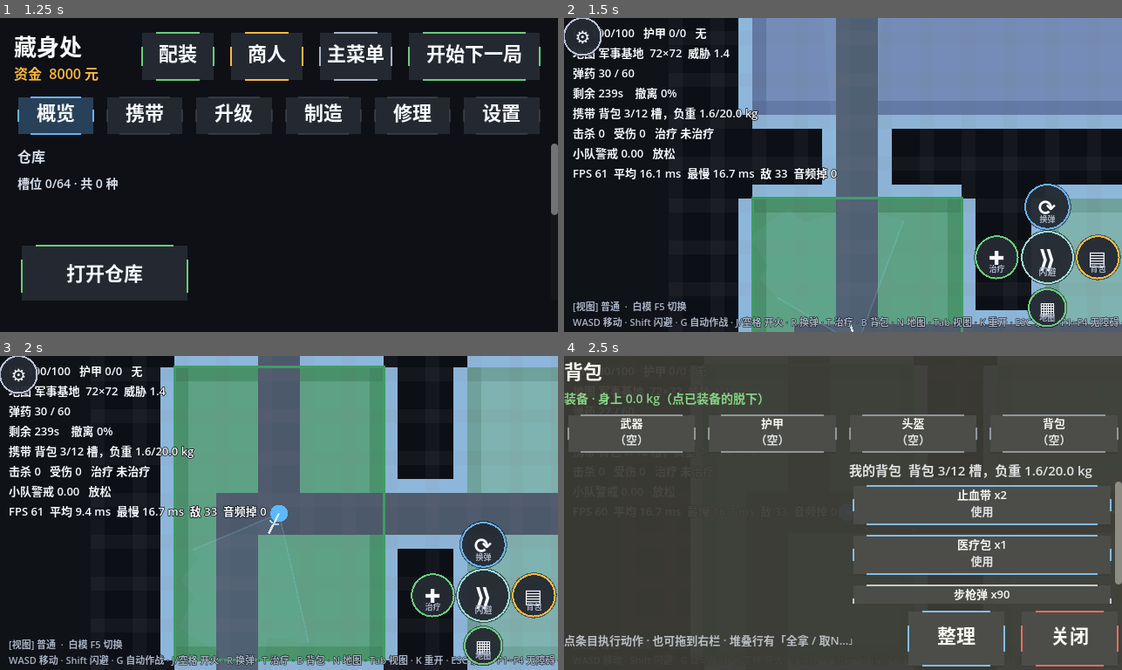
Above: before the commit, frames 1-4 (two rows, left to right).
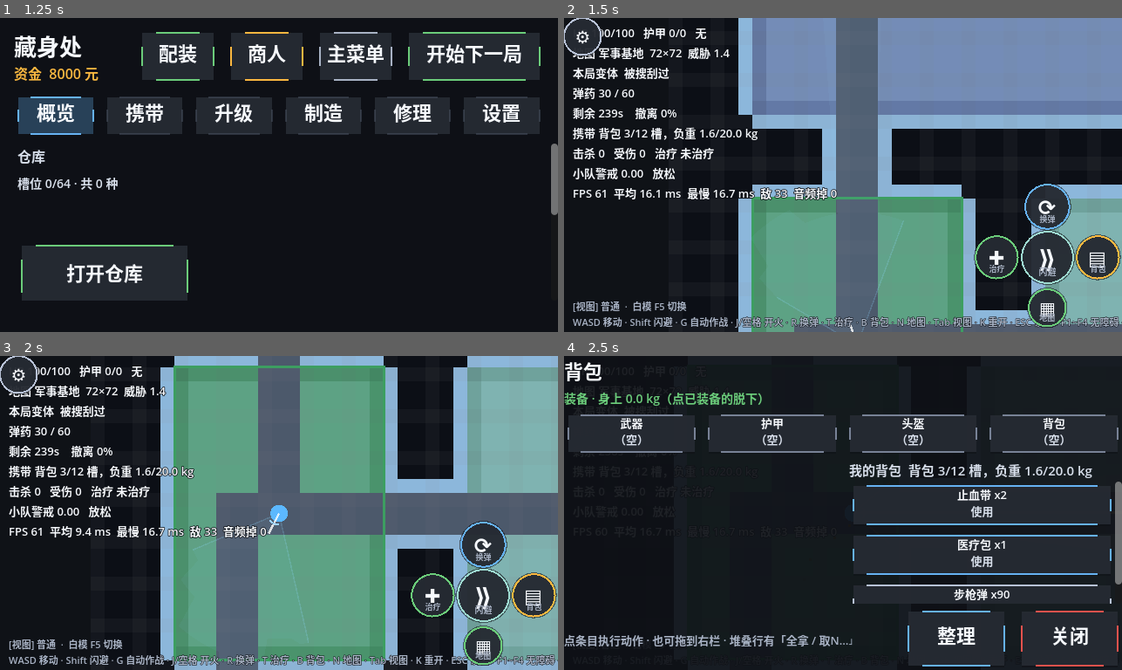
Above: after the commit, the same moments.

Repository: gungnior/SDCgame
Game: Godot game, scene res://view/main_menu.tscn
The game is run twice, just before and just after one commit, with the same random seed, the same clock (stepped at 60 frames per second) and the same inputs.
Inputs (mouse positions are in pixels of both pictures, inside the frame that each line leads up to):
- Up to frame 1 (1.25 s): tap Enter at 0.5 s; drag from (279, 140) to (334, 105) at 0.52 s
- Up to frame 2 (1.5 s): tap Space at 1.25 s; drag from (742, 55) to (815, 237) at 1.27 s
- Up to frame 3 (2 s): no input
- Up to frame 4 (2.5 s): move the mouse to (1049, 544) at 2.02 s; hold D (move_right) from 2.03 s (still down); tap B at 2.1 s; click (1049, 544) at 2.17 s

Frame 1 is identical in both runs. In frame 2, 4.5% of the frame differs, in the area x 1-50%, y 15-59%; in frame 3, 4.7%; in frame 4, 96%, in the area x 0-100%, y 0-100%.

Commit message:
feat(roguelite): 局内规则变体 RunModifiers —— 定位转向「肉鸽×自动战斗×搜打撤」第一块
拥有者 2026-10-16 拍板：项目定位改为「肉鸽 × 自动战斗 × 搜打撤」。
三要素盘点：搜打撤 ✅ 完整循环；自动战斗 ✅ 早已实现（player_autopilot.gd
287 行寻路/搜刮/交火三态 + PC 开关 + s25 覆盖，敌人侧本就自动）；
肉鸽 ❌ 从零开始。地图结构已 seed + 主题随机，故第一块做规则变体层。

① 新类 sim/run_modifiers.gd（class_name RunModifiers）：按 group 互斥抽
   1~2 个变体（Fisher-Yates 洗牌组序）、因子连乘查询、中文摘要；
   rng 注入保证同 seed 整局可复现（T-32：sim/ 禁止全局随机）；
② 新表 data/run_modifiers.json：4 变体 2 互斥组（enemy: 敌潮 1.35 /
   防线薄弱 0.75；loot: 富饶容器 1.4 / 被搜刮过 0.7），DataRegistry
   加载 + 契约校验（id 唯一/group 非空/倍率>0/中文名在），SCHEMA §11；
③ ⭐ MapThemeDef.clone() + raid_scene 接线：reg.get_map() 返回共享实例，
   直接乘 enemy_density 会污染全局 registry（后续每局累积倍率）——
   先 clone 再乘；变体接进敌人数（density）与容器抽取次数（rolls 上限
   5→8，否则 +40% 被 clamp 砍掉）；raid_session.run_mods 唯一真源；
   HUD 开局一行'本局变体 敌潮 · 富饶容器'（无变体时一行不加，旧场景
   HUD 逐字不变）；
④ 新套件 s27（6 套件 ~440 断言）：roll 确定性、200-seed 互斥组采样、
   因子连乘跨组独立、空数据/坏条目安全、数据契约、源码结构防污染回归。

偏离记录：roadmap §5『门 1 不过不加系统』——拥有者明确拍板接受（加注记
不改写原文）；门 1 两缺口仍挂待办。倍率数值是温和默认值，待平衡专家定夺。

验收：verify_all.ps1 -Fast 退出码 0（单元 2107/0 + 集成 105/105 + 数据 0 错 0 警）。

Diff:
--- /dev/null
+++ b/data/run_modifiers.json
@@ -0,0 +1,38 @@
+{
+  "schema": "run_modifiers.v1",
+  "note": "肉鸽局内规则变体表（契约 data/SCHEMA.md §11）。Phase 1 等权；倍率为温和默认值，待平衡专家定夺。同 group 互斥（一局最多出一个）。",
+  "modifiers": [
+    {
+      "id": "mob_rush",
+      "name": "敌潮",
+      "desc": "本局敌人密度 +35%（敌人数 ≈ 房间数 × 密度 × 1.35）",
+      "group": "enemy",
+      "enemy_density_mul": 1.35,
+      "loot_rolls_mul": 1.0
+    },
+    {
+      "id": "thin_line",
+      "name": "防线薄弱",
+      "desc": "本局敌人密度 -25%（搜打撤的'打'压力变小，'搜'更从容）",
+      "group": "enemy",
+      "enemy_density_mul": 0.75,
+      "loot_rolls_mul": 1.0
+    },
+    {
+      "id": "fat_containers",
+      "name": "富饶容器",
+      "desc": "本局容器搜索次数 +40%（多 roll 几次，近似'更肥'）",
+      "group": "loot",
+      "enemy_density_mul": 1.0,
+      "loot_rolls_mul": 1.4
+    },
+    {
+      "id": "picked_clean",
+      "name": "被搜刮过",
+      "desc": "本局容器搜索次数 -30%（晚进场，好货没了）",
+      "group": "loot",
+      "enemy_density_mul": 1.0,
+      "loot_rolls_mul": 0.7
+    }
+  ]
+}
--- a/io/data_registry.gd
+++ b/io/data_registry.gd
@@ -33,6 +33,7 @@
 var maps: Dictionary = {}         # map_id        -> MapThemeDef（森林/城区/军事基地）
 ## 任务（C 阶段）。框架在 sim/mission_system.gd，本表是纯内容（GameDesigner 填）。
 var missions: Dictionary = {}     # mission_id    -> Dictionary（原始任务定义）
+var run_modifiers: Array[Dictionary] = []  ## 肉鸽局内规则变体表（data/run_modifiers.json，见 SCHEMA §11）
 
 # ─────────────── 诊断 ───────────────
 var errors: Array[String] = []
@@ -69,6 +70,7 @@
 	_load_containers()
 	_load_maps()
 	_load_missions()
+	_load_run_modifiers()
 
 	_validate_cross_refs()
 	_validate_map_constraints()
@@ -318,6 +320,43 @@
 
 func get_mission(id: String) -> Dictionary:
 	return missions.get(id, {})
+
+
+## 肉鸽局内规则变体（data/run_modifiers.json，契约 SCHEMA §11）。
+## 每条：id / name / group（互斥组）/ enemy_density_mul / loot_rolls_mul。
+## 顶层是 {schema, modifiers:[...]} 对象而非裸数组（与 recipes 等一致）。
+func _load_run_modifiers() -> void:
+	var data: Variant = _read_json("run_modifiers", true)
+	if data == null:
+		return                       # 允许缺表：RunModifiers.roll 收到空 defs 安全返回
+	if not (data is Dictionary):
+		errors.append("[run_modifiers] 顶层必须是对象 {modifiers:[...]}")
+		return
+	var rows: Variant = data.get("modifiers", [])
+	if not (rows is Array):
+		errors.append("[run_modifiers] modifiers 必须是数组")
+		return
+	for row in rows:
+		if not (row is Dictionary):
+			errors.append("[run_modifiers] 存在非对象条目")
+			continue
+		if not row.has("id") or str(row["id"]).is_empty():
+			errors.append("[run_modifiers] 有条目缺少 id")
+			continue
+		var mid := str(row["id"])
+		if str(row.get("name", "")).is_empty():
+			errors.append("[run_modifiers] %s: 缺少中文名 name" % mid)
+		if str(row.get("group", "")).is_empty():
+			errors.append("[run_modifiers] %s: 缺少互斥组 group" % mid)
+		if float(row.get("enemy_density_mul", 1.0)) <= 0.0:
+			errors.append("[run_modifiers] %s: enemy_density_mul 必须 > 0" % mid)
+		if float(row.get("loot_rolls_mul", 1.0)) <= 0.0:
+			errors.append("[run_modifiers] %s: loot_rolls_mul 必须 > 0" % mid)
+		for prev in run_modifiers:
+			if str(prev.get("id", "")) == mid:
+				errors.append("[run_modifiers] id 重复: %s" % mid)
+				continue
+		run_modifiers.append(row)
 
 
 func _load_loot_tables() -> void:
--- a/sim/defs/map_theme_def.gd
+++ b/sim/defs/map_theme_def.gd
@@ -88,5 +88,24 @@
 	return maxi(0, int(round(float(room_count) * enemy_density)))
 
 
+## 深拷贝。⭐ 任何"本局临时改主题"的路径必须先 clone() ——
+## reg.get_map() 返回的是 **registry 里的共享实例**，直接改 enemy_density
+## 会污染全局（后续每一局都带着倍率，且跨局累积）。
+## 肉鸽变体（RunModifiers）乘密度、以及未来任何局内修正都走这条路。
+func clone() -> MapThemeDef:
+	var o := MapThemeDef.new()
+	o.id = id
+	o.name = name
+	o.desc = desc
+	o.map_w = map_w
+	o.map_h = map_h
+	o.enemy_density = enemy_density
+	o.tile_theme = tile_theme
+	o.room_weights = room_weights.duplicate()
+	o.enemy_weights = enemy_weights.duplicate()
+	o.stage = stage
+	return o
+
+
 func _to_string() -> String:
 	return "MapThemeDef(%s, %dx%d, density=%.2f)" % [id, map_w, map_h, enemy_density]
--- a/sim/raid/raid_session.gd
+++ b/sim/raid/raid_session.gd
@@ -59,6 +59,10 @@
 var extract_points: Array[Vector2] = []
 var extract_progress: float = 0.0
 var extract_radius: float = 1.5            ## 距离撤离点多少格内算"在撤离"
+
+## 肉鸽：本局生效的规则变体（2026-10-16）。由 view 层 roll 后注入；
+## null = 无变体（老路径/单测直接构造 session 时）。
+var run_mods: RunModifiers = null
 
 ## 战局统计
 var containers_looted: int = 0
--- /dev/null
+++ b/sim/run_modifiers.gd
@@ -0,0 +1,128 @@
+class_name RunModifiers
+extends RefCounted
+
+## 肉鸽「局内规则变体」运行时对象（2026-10-16 · 拥有者拍板转向肉鸽）。
+##
+## 与地图种子的分工：
+##   seed      → 让**地图结构**每局不同（BSP 布局 / 房间 / 连通性，MapGenerator）
+##   本类      → 让**规则**每局不同（敌人数 / 容器丰度 / ...）
+## 两层叠加才是 roguelite 的"局局不重样"。
+##
+## 数据来源：data/run_modifiers.json（契约见 data/SCHEMA.md §11）。
+## 分层：本类在 sim/，纯 RefCounted 可 headless 单测；roll 的时机与
+## HUD 显示在 view 层（raid_scene._setup_sim）。
+##
+## ⚠️ 倍率数值是温和默认值（±25%~40%），**待平衡专家定夺**——
+##    本类只提供"变体如何生效"的机制，不擅自定难度。
+
+## ─────────────── 一个生效中的变体（数据快照，不持 DataRegistry）─────────────
+
+class ModifierInstance:
+	var id: String = ""
+	var name: String = ""              ## 中文名（HUD 直接显示）
+	var desc: String = ""
+	var group: String = ""             ## 互斥组：同组一局最多出一个
+	var enemy_density_mul: float = 1.0 ## 敌人密度倍率（连乘）
+	var loot_rolls_mul: float = 1.0    ## 容器搜索次数倍率（连乘，近似价值倍率）
+
+
+	static func from_dict(d: Dictionary) -> ModifierInstance:
+		var m := ModifierInstance.new()
+		m.id = str(d.get("id", ""))
+		m.name = str(d.get("name", ""))
+		m.desc = str(d.get("desc", ""))
+		m.group = str(d.get("group", ""))
+		m.enemy_density_mul = float(d.get("enemy_density_mul", 1.0))
+		m.loot_rolls_mul = float(d.get("loot_rolls_mul", 1.0))
+		return m
+
+
+# ─────────────── 一局的变体集合 ───────────────
+
+var active: Array[ModifierInstance] = []
+
+
+## 按数据表 roll 出一组变体。
+##   rng       必须注入（T-32：sim/ 禁止全局随机，保证同 seed 可复现）
+##   defs      data/run_modifiers.json 的 modifiers 数组（Array[Dictionary]）
+##   count_min/count_max  本局变体个数范围（会夹紧到不超过"可用组数"）
+## 规则：按 group 去重抽（同组最多一个）；Phase 1 组内等权。
+static func roll(rng: SimRng, defs: Array, count_min: int, count_max: int) -> RunModifiers:
+	var out := RunModifiers.new()
+	if rng == null or defs.is_empty():
+		return out
+
+	# 按 group 聚组，组内保持数据顺序（稳定可复现）
+	var groups: Dictionary = {}          ## group -> Array[ModifierInstance]
+	var order: Array[String] = []        ## group 首次出现序
+	for raw in defs:
+		if not (raw is Dictionary):
+			continue
+		var m := ModifierInstance.from_dict(raw)
+		if m.id == "" or m.group == "":
+			continue                       # 契约违规的条目跳过（契约由 s27 钉死）
+		if not groups.has(m.group):
+			groups[m.group] = []
+			order.append(m.group)
+		(groups[m.group] as Array).append(m)
+
+	var lo: int = maxi(0, count_min)
+	var hi: int = maxi(lo, count_max)
+	hi = mini(hi, order.size())           # 组数不够就少抽，绝不重复组
+	if hi <= 0:
+		return out
+
+	var want: int = rng.randi_range(lo, hi) if hi > lo else hi
+	# 随机决定抽哪些组：洗牌组序后取前 want 个（Fisher-Yates，注入 rng）
+	var pool: Array[String] = []
+	for g in order:
+		pool.append(str(g))
+	for i in range(pool.size() - 1, 0, -1):
+		var j: int = rng.randi_range(0, i)
+		var tmp: String = pool[i]
+		pool[i] = pool[j]
+		pool[j] = tmp
+	var picked: Array[String] = []
+	for i in range(want):
+		picked.append(pool[i])
+	picked.sort()                          # 输出顺序稳定（与抽中顺序无关）
+
+	for g in picked:
+		var cands: Array = groups[g]
+		var idx: int = rng.randi_range(0, cands.size() - 1)
+		out.active.append(cands[idx])
+	return out
+
+
+# ─────────────── 查询（连乘；无变体 = 1.0，调用方零分支）─────────────
+
+func enemy_density_mul() -> float:
+	var v: float = 1.0
+	for m in active:
+		v *= m.enemy_density_mul
+	return v
+
+
+func loot_rolls_mul() -> float:
+	var v: float = 1.0
+	for m in active:
+		v *= m.loot_rolls_mul
+	return v
+
+
+## HUD / 结果页用："敌潮 · 富饶容器"；空集合返回 ""
+func summary() -> String:
+	if active.is_empty():
+		return ""
+	var parts: Array[String] = []
+	for m in active:
+		parts.append(m.name)
+	return " · ".join(parts)
+
+
+func is_empty() -> bool:
+	return active.is_empty()
+
+
+func _to_string() -> String:
+	return "RunModifiers(%d 个: %s)" % [active.size(), summary()]
--- /dev/null
+++ b/test/suites/s27_run_modifiers.gd
@@ -0,0 +1,154 @@
+extends TestSuite
+
+## 肉鸽局内规则变体 RunModifiers（2026-10-16 · 拥有者拍板转向「肉鸽 × 自动战斗 × 搜打撤」）
+##
+## 背景：三要素盘点 —— 搜打撤 ✅、自动战斗 ✅（player_autopilot + enemy_agent）、
+## 肉鸽 ❌ 从零开始。地图结构已 seed 随机 + 主题随机，故第一块肉鸽机制做
+## **规则变体层**（roguelite 的"每局带一两个变数"）：`sim/run_modifiers.gd` +
+## `data/run_modifiers.json`，view 层（raid_scene）roll 后接入 enemy_density 与
+## 容器抽取次数，HUD 开局一行显示。
+##
+## 本套件钉死六件事：
+##   ① roll 确定性（同 seed 同结果 —— T-32 可复现纪律）；
+##   ② 互斥组一局不重样（roll 200 次采样）；
+##   ③ 因子连乘正确（多组同时生效时各自连乘、互不串组）；
+##   ④ 空数据/坏条目安全（缺表、空数组、缺 id 都不炸，退化为无变体）；
+##   ⑤ 数据契约（id 唯一 / group 非空 / 倍率 > 0 / 中文名在）；
+##   ⑥ 源码结构防污染回归（raid_scene 必须 clone() 后再乘 density ——
+##      reg.get_map() 是共享实例，直接乘会污染全局 registry）。
+
+
+func register() -> void:
+	_suite("roll 确定性：同 seed 两次 roll 结果一致", _test_roll_deterministic)
+	_suite("互斥组：200 个 seed 采样，同组变体一局最多一个", _test_group_exclusive)
+	_suite("因子连乘：多组同时生效时各组独立连乘", _test_factor_multiply)
+	_suite("空数据安全：缺表/空数组/坏条目退化为无变体", _test_empty_safe)
+	_suite("数据契约：run_modifiers.json 字段齐全且 id 唯一", _test_data_contract)
+	_suite("源码结构：theme 先 clone 再乘 density（防共享污染）", _test_source_clone)
+
+
+# ─────────────── ① 确定性 ───────────────
+
+func _test_roll_deterministic() -> void:
+	var defs := _load_defs()
+	_check(defs.size() == 4, "数据表应加载出 4 个变体，实际 %d" % defs.size())
+	var a := RunModifiers.roll(SimRng.new(12345), defs, 1, 2)
+	var b := RunModifiers.roll(SimRng.new(12345), defs, 1, 2)
+	_check_eq(a.summary(), b.summary(), "同 seed 两次 roll 的变体摘要必须一致")
+	var c := RunModifiers.roll(SimRng.new(999), defs, 1, 2)
+	_check(a.summary() != "" , "至少 roll 出 1 个变体（count_min=1）")
+	# 不同 seed 大概率不同（不强制 —— 概率断言会 flaky，只记录）
+	if a.summary() == c.summary():
+		print("[s27] 备注：两个 seed 恰好 roll 出同一组变体（小概率事件，非 bug）")
+
+
+# ─────────────── ② 互斥组 ───────────────
+
+func _test_group_exclusive() -> void:
+	var defs := _load_defs()
+	for i in range(200):
+		var r := SimRng.new(1000 + i * 7919)
+		var mods := RunModifiers.roll(r, defs, 1, 2)
+		var groups: Array[String] = []
+		for m in mods.active:
+			groups.append(m.group)
+		_check_eq(groups.size(), _unique_count(groups),
+			"seed %d：同组变体出现了多次 %s" % [1000 + i * 7919, str(groups)])
+		_check(mods.active.size() <= 2, "最多 2 个变体（count_max=2）")
+
+
+# ─────────────── ③ 因子连乘 ───────────────
+
+func _test_factor_multiply() -> void:
+	# 手工构造两组各一个变体，验证连乘与跨组独立
+	var defs: Array = [
+		{"id": "a", "name": "甲", "group": "g1", "enemy_density_mul": 1.5, "loot_rolls_mul": 2.0},
+		{"id": "b", "name": "乙", "group": "g2", "enemy_density_mul": 1.2, "loot_rolls_mul": 0.5},
+	]
+	var mods := RunModifiers.new()
+	mods.active.append(RunModifiers.ModifierInstance.from_dict(defs[0]))
+	mods.active.append(RunModifiers.ModifierInstance.from_dict(defs[1]))
+	_check_eq(mods.enemy_density_mul(), 1.5 * 1.2, "敌人数因子应连乘 1.5×1.2")
+	_check_eq(mods.loot_rolls_mul(), 2.0 * 0.5, "容器因子应连乘 2.0×0.5（不串组）")
+	_check_eq(mods.summary(), "甲 · 乙", "摘要按 id 排序稳定输出")
+	# 无变体 = 恒等因子（调用方零分支）
+	var none := RunModifiers.new()
+	_check(none.is_empty(), "空集合 is_empty()")
+	_check_eq(none.enemy_density_mul(), 1.0, "无变体时敌人数因子为 1.0")
+	_check_eq(none.loot_rolls_mul(), 1.0, "无变体时容器因子为 1.0")
+	_check_eq(none.summary(), "", "无变体时摘要为空串")
+
+
+# ─────────────── ④ 空数据安全 ───────────────
+
+func _test_empty_safe() -> void:
+	var from_null := RunModifiers.roll(null, [], 1, 2)
+	_check(from_null.is_empty(), "rng 为 null 时安全返回空集合")
+	var from_empty := RunModifiers.roll(SimRng.new(1), [], 1, 2)
+	_check(from_empty.is_empty(), "空数据表安全返回空集合")
+	# 坏条目（缺 id / 缺 group）必须被跳过，不炸
+	var bad: Array = [
+		{"name": "无 id", "group": "g"},
+		{"id": "no_group", "name": "无组"},
+		"我不是对象",
+	]
+	var mods := RunModifiers.roll(SimRng.new(42), bad, 1, 2)
+	_check(mods.is_empty(), "全部条目坏 -> 空集合，不崩")
+	# count_max 超过可用组数时应夹紧，不重复抽同组
+	var one_group: Array = [{"id": "only", "name": "唯一", "group": "solo"}]
+	var one := RunModifiers.roll(SimRng.new(7), one_group, 1, 3)
+	_check_eq(one.active.size(), 1, "只有 1 组时最多抽 1 个（夹紧，不重复）")
+
+
+# ─────────────── ⑤ 数据契约 ───────────────
+
+func _test_data_contract() -> void:
+	var defs := _load_defs()
+	_check_eq(defs.size(), 4, "Phase 1 固定 4 个变体")
+	var seen: Array[String] = []
+	var groups: Array[String] = []
+	for d in defs:
+		var mid: String = str(d.get("id", ""))
+		var g: String = str(d.get("group", ""))
+		var nm: String = str(d.get("name", ""))
+		_check(mid != "", "每条必须有 id")
+		_check(g != "", "%s 必须有 group" % mid)
+		_check(nm != "", "%s 必须有中文名（HUD 直接显示）" % mid)
+		_check(float(d.get("enemy_density_mul", 1.0)) > 0.0, "%s 敌人数倍率 > 0" % mid)
+		_check(float(d.get("loot_rolls_mul", 1.0)) > 0.0, "%s 容器倍率 > 0" % mid)
+		_check(not seen.has(mid), "id 唯一：%s" % mid)
+		seen.append(mid)
+		if not groups.has(g):
+			groups.append(g)
+	_check_eq(groups.size(), 2, "Phase 1 两个互斥组（enemy / loot）")
+
+
+# ─────────────── ⑥ 源码结构：防共享污染回归 ───────────────
+
+func _test_source_clone() -> void:
+	var src := FileAccess.get_file_as_string("res://view/raid_scene.gd")
+	_check(src.find("theme = theme.clone()") >= 0,
+		"raid_scene 必须对 theme clone() 后再乘 density —— reg.get_map() 是共享实例，" +
+		"直接乘 enemy_density 会污染全局 registry（后续每局累积倍率）")
+	_check(src.find("RunModifiers.roll(_rng, reg.run_modifiers, 1, 2)") >= 0,
+		"raid_scene 应按 seed 驱动的 _rng roll 变体（T-32 可复现）")
+	var hud := FileAccess.get_file_as_string("res://view/raid_hud.gd")
+	_check(hud.find("本局变体") >= 0, "HUD 应显示本局变体行")
+
+
+# ─────────────── 辅助 ───────────────
+
+func _load_defs() -> Array:
+	var reg := DataRegistry.new()
+	var ok := reg.load_all("C")
+	if not ok:
+		print("[s27] load_all 报错：%s" % str(reg.errors))
+	return reg.run_modifiers
+
+
+func _unique_count(arr: Array) -> int:
+	var seen: Array = []
+	for v in arr:
+		if not seen.has(v):
+			seen.append(v)
+	return seen.size()
--- a/view/raid_hud.gd
+++ b/view/raid_hud.gd
@@ -135,6 +135,10 @@
 		lines.append("地图 %s  %d×%d  威胁 %.1f" % [
 			scene.theme.name, scene.theme.map_w, scene.theme.map_h,
 			scene.theme.enemy_density])
+	# 肉鸽：本局规则变体（roguelite 仪式感——开局就让玩家看到"这局什么规则"）。
+	# 无变体时一行不加，旧场景 HUD 文本逐字不变（与上面 theme 行同一纪律）。
+	if raid.run_mods != null and not raid.run_mods.is_empty():
+		lines.append("本局变体  %s" % raid.run_mods.summary())
 	lines.append("弹药 %d / %d%s" % [
 		scene.player_weapon.ammo_in_mag, scene.player_weapon.reserve_ammo,
 		"  [换弹中]" if scene.player_weapon.is_reloading() else ""])
--- a/view/raid_scene.gd
+++ b/view/raid_scene.gd
@@ -259,6 +259,10 @@
 			if table == null:
 				continue
 			var rolls := clampi(def.capacity / 4, 1, 5)
+			# 肉鸽变体：容器丰度倍率（Phase 1 用"多 roll 几次"近似价值倍率，
+			# 不碰 LootRoller 内部逻辑；上限放到 8，否则 +40% 会被 clamp 砍掉）。
+			if raid != null and raid.run_mods != null and not raid.run_mods.is_empty():
+				rolls = clampi(int(round(float(rolls) * raid.run_mods.loot_rolls_mul())), 1, 8)
 			var drops := LootRoller.roll_for_room(table, _rng, r.depth, rolls)
 			if drops.is_empty():
 				continue
@@ -362,6 +366,17 @@
 	# ⭐ 地图主题（森林 / 城区 / 军事基地）：决定地图多大、房间配额、
 	#    敌人种类与密度。theme == null 时退化为旧的固定 27×27 单一主题。
 	theme = _pick_map_theme()
+	# ⭐ 防御性拷贝：reg.get_map() 返回的是 **registry 里的共享实例**，
+	#    肉鸽变体要乘 enemy_density，直接改会污染全局（后续每局累积倍率）。
+	if theme != null:
+		theme = theme.clone()
+	# ── 肉鸽：roll 本局规则变体（2026-10-16 拥有者拍板转向）──
+	#    与 seed 的分工：seed 管**地图结构**每局不同，本类管**规则**每局不同。
+	#    用 _rng（_raid_seed 驱动）保证同 seed 整局可复现；mapgen 内部另持
+	#    自己的 rng，这次消耗不影响地图输出，只影响本局容器/敌人抽取序列。
+	var run_mods := RunModifiers.roll(_rng, reg.run_modifiers, 1, 2)
+	if theme != null and not run_mods.is_empty():
+		theme.enemy_density *= run_mods.enemy_density_mul()
 	gen = MapGenerator.new()
 	var mw: int = theme.map_w if theme != null else 27
 	var mh: int = theme.map_h if theme != null else 27
@@ -409,6 +424,8 @@
 
 	raid = RaidSession.new(reg.items, _rng, hideout.stash, mods, reg.missions)
 	raid.load_map(gen)
+	# 肉鸽：把本局变体挂进 session（HUD / 容器抽取的唯一真源）
+	raid.run_mods = run_mods
 	raid.start(240.0)
 
 	# ⭐ 装备系统：把藏身处的**配装**接进本局。
Not shown, added: sim/run_modifiers.gd.uid
Not shown, added: test/suites/s27_run_modifiers.gd.uid
Not shown, changed: AGENTS.md
Not shown, changed: data/SCHEMA.md
Not shown, changed: specs/roadmap-bac.md
Not shown, changed: specs/session-handoff.md
Not shown, changed: specs/workboard.md
